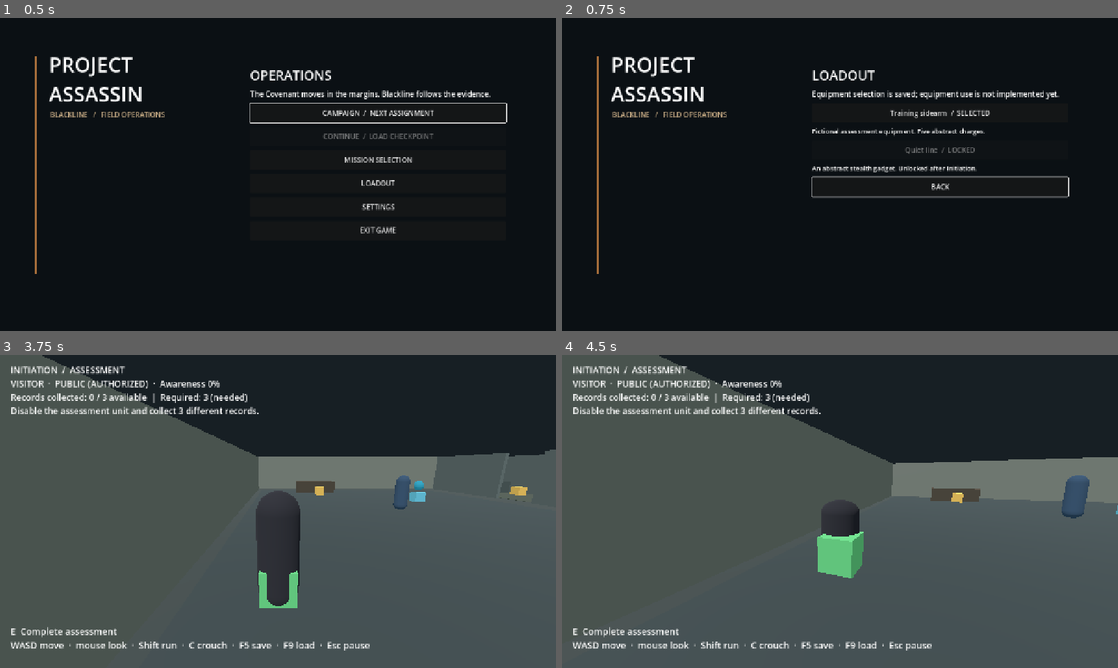
Above: before the commit, frames 1-4 (two rows, left to right).
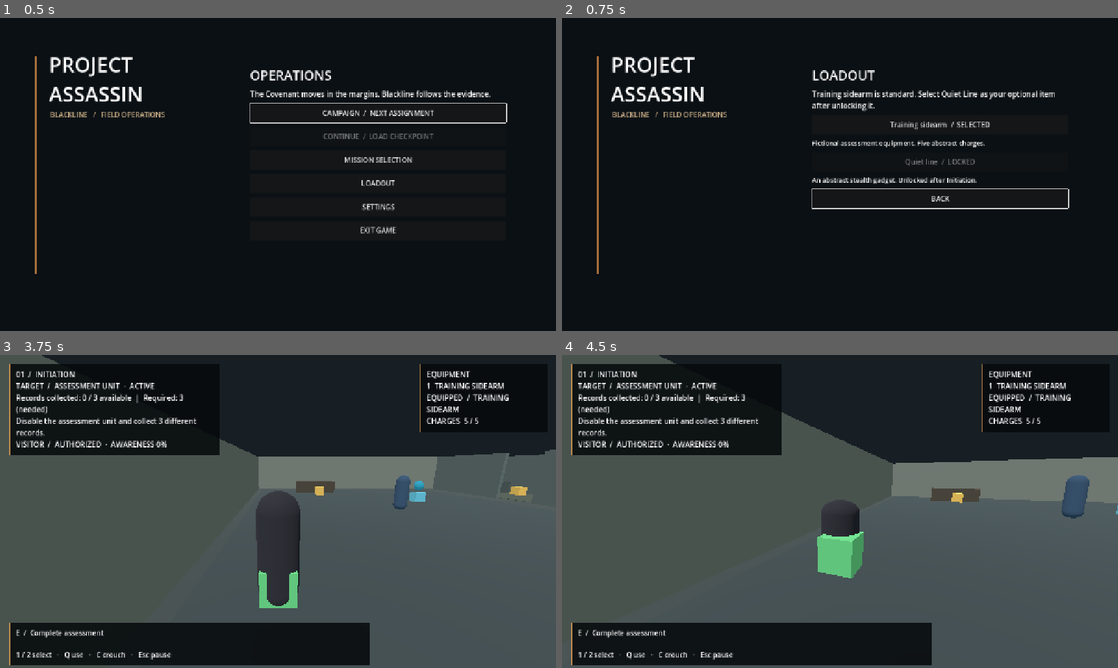
Above: after the commit, the same moments.

Repository: CoolgamerProXD/Stealty-Assasin-redesigned-computing-machine-Beta
Game: Godot game, scene res://scenes/main_menu.tscn
The game is run twice, just before and just after one commit, with the same random seed, the same clock (stepped at 60 frames per second) and the same inputs.
Inputs (mouse positions are in pixels of both pictures, inside the frame that each line leads up to):
- Up to frame 1 (0.5 s): no input
- Up to frame 2 (0.75 s): click "LOADOUT" at 0.5 s
- Up to frame 3 (3.75 s): click "Training sidearm / SELECTED" at 1.25 s; click "BACK" at 2 s; click "CAMPAIGN / NEXT ASSIGNMENT" at 2.75 s; click "BEGIN ASSIGNMENT" at 3.5 s
- Up to frame 4 (4.5 s): tap Enter at 4.25 s; move the mouse to (867, 511) at 4.27 s; hold W (move_forward) from 4.28 s (still down); hold C (crouch) from 4.28 s (still down)

Frame 1 is identical in both runs. In frame 2, 3.8% of the frame differs, in the area x 44-92%, y 23-62%; in frame 3, 18%; in frame 4, 19%, in the area x 1-92%, y 2-100%.

Commit message:
Connect mission equipment and live gameplay HUD
Co-authored-by: arena-agent <297053741+arena-agent@users.noreply.github.com>

Diff:
--- a/project.godot
+++ b/project.godot
@@ -35,3 +35,7 @@
 release_mouse={"deadzone":0.2,"events":[Object(InputEventKey,"physical_keycode":4194305)]}
 save_game={"deadzone":0.2,"events":[Object(InputEventKey,"physical_keycode":4194336)]}
 load_game={"deadzone":0.2,"events":[Object(InputEventKey,"physical_keycode":4194340)]}
+
+equip_primary={"deadzone":0.2,"events":[Object(InputEventKey,"physical_keycode":49)]}
+equip_secondary={"deadzone":0.2,"events":[Object(InputEventKey,"physical_keycode":50)]}
+use_equipment={"deadzone":0.2,"events":[Object(InputEventKey,"physical_keycode":81)]}
--- /dev/null
+++ b/scripts/equipment/equipment.gd
@@ -0,0 +1,32 @@
+class_name MissionEquipment
+extends RefCounted
+## Per-deployment state; campaign decides which optional item is permitted.
+var available: Array[String] = ["training_sidearm"]
+var selected: String = "training_sidearm"
+var charges: int = 5
+
+func configure(progress: CampaignProgress, mission_id: String) -> void:
+ available = ["training_sidearm"]
+ if progress.selected != "training_sidearm" and progress.item_allowed(progress.selected, mission_id):
+  available.append(progress.selected)
+ selected = progress.selected if available.has(progress.selected) else "training_sidearm"
+ charges = 5
+
+func select_slot(slot: int) -> bool:
+ if slot < 0 or slot >= available.size(): return false
+ selected = available[slot]
+ return true
+
+func snapshot() -> Dictionary:
+ return {"available": available.duplicate(), "selected": selected, "charges": charges}
+
+func restore(data: Variant, progress: CampaignProgress, mission_id: String) -> void:
+ if not data is Dictionary: return # Old checkpoints retain freshly provisioned loadout.
+ available = ["training_sidearm"]
+ var raw: Variant = data.get("available", [])
+ if raw is Array and "quiet_line" in raw and progress.item_allowed("quiet_line", mission_id):
+  available.append("quiet_line")
+ var desired: Variant = data.get("selected", "training_sidearm")
+ selected = desired if desired is String and available.has(desired) else "training_sidearm"
+ var amount: Variant = data.get("charges", 5)
+ charges = clampi(int(amount), 0, 5) if (amount is int or amount is float) and is_finite(float(amount)) else 5
--- a/scripts/npc/npc.gd
+++ b/scripts/npc/npc.gd
@@ -15,6 +15,7 @@
 var perception_clock: float = 0.0
 var agent: NavigationAgent3D
 var facing: Vector3 = Vector3.FORWARD
+var stunned_time: float = 0.0
 
 func _ready() -> void:
  if profile == null: profile = NpcProfile.new()
@@ -88,6 +89,13 @@
 
 func _physics_process(delta: float) -> void:
  if profile == null: return
+ if stunned_time > 0.0:
+  stunned_time = maxf(0.0, stunned_time - delta)
+  velocity = Vector3.ZERO
+  if stunned_time == 0.0:
+   set_state("returning")
+   if agent and not profile.schedule.is_empty(): agent.target_position = profile.schedule[schedule_index].destination
+  return
  advance_simulation(delta)
  # Perception is throttled by the physics clock, not checked every frame.
  perception_clock += delta
--- a/scripts/player/player.gd
+++ b/scripts/player/player.gd
@@ -1,8 +1,11 @@
 class_name HotelPlayer
 extends CharacterBody3D
 signal interaction_requested
+signal equipment_use_requested
+signal equipment_selected(slot: int)
 var role: String = "visitor"
 var inventory: Inventory = Inventory.new()
+var equipment: MissionEquipment = MissionEquipment.new()
 var walk_speed: float = 2.7
 var run_speed: float = 4.7
 var crouch_speed: float = 1.5
@@ -62,6 +65,9 @@
   Input.mouse_mode = Input.MOUSE_MODE_CAPTURED
  if event.is_action_pressed("interact"):
   interaction_requested.emit()
+ if event.is_action_pressed("equip_primary"): equipment_selected.emit(0)
+ if event.is_action_pressed("equip_secondary"): equipment_selected.emit(1)
+ if event.is_action_pressed("use_equipment"): equipment_use_requested.emit()
 
 func _physics_process(delta: float) -> void:
  var input := Input.get_vector("move_left", "move_right", "move_forward", "move_back")
--- a/scripts/save/session_snapshot.gd
+++ b/scripts/save/session_snapshot.gd
@@ -11,9 +11,12 @@
   "clues": mission.clues.duplicate(),
   "extracted": mission.extracted,
   "action_complete": mission.action_complete,
+  "equipment": player.equipment.snapshot(),
  }
 
 static func restore(data: Dictionary, player: HotelPlayer, mission: Mission, objects: Array[Interactable], position_validator: Callable = Callable()) -> void:
+ var mission_id := "initiation" if mission.required_action == "disable_assessment_unit" else "meridian"
+ player.equipment.restore(data.get("equipment"), Campaign.progress, mission_id)
  var role: Variant = data.get("role", "visitor")
  player.set_disguise(role if role is String and role in KNOWN_ROLES else "visitor")
  var clues: Array[String] = []
--- a/scripts/ui/main_menu.gd
+++ b/scripts/ui/main_menu.gd
@@ -108,7 +108,7 @@
 func _loadout() -> void:
  _clear()
  _text("LOADOUT", 30)
- _text("Equipment selection is saved; equipment use is not implemented yet.", 17)
+ _text("Training sidearm is standard. Select Quiet Line as your optional item after unlocking it.", 17)
  for entry: Dictionary in Campaign.progress.equipment:
   var id := str(entry["id"])
   var unlocked: bool = Campaign.progress.item_unlocked(id)
--- a/scripts/world/hotel.gd
+++ b/scripts/world/hotel.gd
@@ -7,6 +7,7 @@
 var npcs: Array[HotelNpc] = []
 var hud: Label
 var prompt: Label
+var equipment_hud: Label
 var message: String = ""
 
 func mission_id() -> String:
@@ -105,6 +106,9 @@
  player.position = Vector3(-9, 0.05, 5)
  add_child(player)
  player.interaction_requested.connect(_interact_nearest)
+ player.equipment.configure(Campaign.progress, mission_id())
+ player.equipment_use_requested.connect(_use_equipment)
+ player.equipment_selected.connect(_select_equipment)
 
 func _vector(data: Array) -> Vector3:
  return Vector3(float(data[0]), float(data[1]), float(data[2]))
@@ -158,14 +162,98 @@
 func _build_ui() -> void:
  var canvas := CanvasLayer.new()
  add_child(canvas)
+ var overlay := Control.new()
+ overlay.set_anchors_and_offsets_preset(Control.PRESET_FULL_RECT)
+ overlay.mouse_filter = Control.MOUSE_FILTER_IGNORE
+ canvas.add_child(overlay)
+ var left := PanelContainer.new()
+ left.position = Vector2(20, 20)
+ left.custom_minimum_size = Vector2(485, 0)
+ left.mouse_filter = Control.MOUSE_FILTER_IGNORE
+ var style := StyleBoxFlat.new()
+ style.bg_color = Color(0.025, 0.04, 0.05, 0.88)
+ style.border_width_left = 3
+ style.border_color = Color(0.75, 0.54, 0.31)
+ style.content_margin_left = 16
+ style.content_margin_right = 16
+ style.content_margin_top = 12
+ style.content_margin_bottom = 12
+ left.add_theme_stylebox_override("panel", style)
+ overlay.add_child(left)
  hud = Label.new()
- hud.position = Vector2(24, 20)
- hud.add_theme_font_size_override("font_size", 20)
- canvas.add_child(hud)
+ hud.custom_minimum_size.x = 450
+ hud.autowrap_mode = TextServer.AUTOWRAP_WORD_SMART
+ hud.add_theme_font_size_override("font_size", 17)
+ left.add_child(hud)
+ var right := PanelContainer.new()
+ right.set_anchors_preset(Control.PRESET_TOP_RIGHT)
+ right.offset_left = -315
+ right.offset_right = -20
+ right.offset_top = 20
+ right.offset_bottom = 150
+ right.mouse_filter = Control.MOUSE_FILTER_IGNORE
+ right.add_theme_stylebox_override("panel", style.duplicate())
+ overlay.add_child(right)
+ equipment_hud = Label.new()
+ equipment_hud.autowrap_mode = TextServer.AUTOWRAP_WORD_SMART
+ equipment_hud.add_theme_font_size_override("font_size", 17)
+ right.add_child(equipment_hud)
+ var bottom := PanelContainer.new()
+ bottom.set_anchors_preset(Control.PRESET_BOTTOM_LEFT)
+ bottom.offset_left = 20
+ bottom.offset_right = 850
+ bottom.offset_top = -105
+ bottom.offset_bottom = -20
+ bottom.mouse_filter = Control.MOUSE_FILTER_IGNORE
+ bottom.add_theme_stylebox_override("panel", style.duplicate())
+ overlay.add_child(bottom)
  prompt = Label.new()
- prompt.position = Vector2(24, 620)
- prompt.add_theme_font_size_override("font_size", 21)
- canvas.add_child(prompt)
+ prompt.add_theme_font_size_override("font_size", 16)
+ bottom.add_child(prompt)
+
+func _select_equipment(slot: int) -> void:
+ if player.equipment.select_slot(slot):
+  message = "Equipped: " + Campaign.item_label(player.equipment.selected)
+ else: message = "No equipment in that slot."
+
+func _use_equipment() -> void:
+ if player.equipment.selected == "training_sidearm":
+  if player.equipment.charges <= 0:
+   message = "Training sidearm empty."
+   return
+  player.equipment.charges -= 1
+  var hit := false
+  for obj: Interactable in interactables:
+   if obj.kind == "robot" and not obj.used and _clear_reach(obj.global_position, 7.0):
+    _on_interaction(obj)
+    hit = true
+    break
+  # An unsuppressed assessment pulse is audible to nearby characters.
+  for npc: HotelNpc in npcs:
+   if npc.stunned_time <= 0 and npc.global_position.distance_to(player.global_position) < 9.0:
+    npc.observe_trespass(player.global_position)
+  if not hit: message = "Training pulse discharged; nearby people may investigate."
+ elif player.equipment.selected == "quiet_line":
+  var nearest: HotelNpc = null
+  var best := 1.8
+  for npc: HotelNpc in npcs:
+   var distance := npc.global_position.distance_to(player.global_position)
+   if distance < best and npc.stunned_time <= 0 and _clear_reach(npc.global_position, 1.8, npc.get_rid()):
+    nearest = npc
+    best = distance
+  if nearest:
+   nearest.stunned_time = 12.0
+   nearest.set_state("disabled")
+   message = "Quiet Line: " + nearest.profile.identity + " temporarily incapacitated."
+  else: message = "Quiet Line requires a nearby unobstructed person."
+
+func _clear_reach(point: Vector3, maximum: float, excluded: RID = RID()) -> bool:
+ if player.global_position.distance_to(point) > maximum: return false
+ var query := PhysicsRayQueryParameters3D.create(player.global_position + Vector3.UP, point + Vector3.UP)
+ var exclusions: Array[RID] = [player.get_rid()]
+ if excluded.is_valid(): exclusions.append(excluded)
+ query.exclude = exclusions
+ return get_world_3d().direct_space_state.intersect_ray(query).is_empty()
 
 func _nearest() -> Interactable:
  var best: Interactable = null
@@ -239,7 +327,14 @@
  var access := "AUTHORIZED" if AccessRules.can_enter(player.role, area) else "RESTRICTED"
  var highest := 0.0
  for npc: HotelNpc in npcs: highest = maxf(highest, npc.suspicion)
- var title := "INITIATION  /  ASSESSMENT" if mission_id() == "initiation" else "THE MERIDIAN  /  MISSING ARCHIVE"
- hud.text = title + "\n%s  ·  %s (%s)  ·  Awareness %.0f%%\n%s\n%s\n%s" % [player.role.to_upper(), area.to_upper(), access, highest, mission.progress_text(), mission.objective_text(), message]
+ var title := "01  /  INITIATION" if mission_id() == "initiation" else "02  /  THE MERIDIAN"
+ var target := "ASSESSMENT UNIT" if mission_id() == "initiation" else "MISSING ARCHIVE"
+ var target_state := "OFFLINE" if mission.action_complete else "ACTIVE"
+ if mission_id() != "initiation": target_state = "EVIDENCE SEARCH"
+ hud.text = title + "\nTARGET  /  " + target + "  ·  " + target_state + "\n" + mission.progress_text() + "\n" + mission.objective_text() + "\n" + "%s  /  %s  ·  AWARENESS %.0f%%" % [player.role.to_upper(), access, highest]
+ var slots := "1  TRAINING SIDEARM"
+ if player.equipment.available.has("quiet_line"): slots += "\n2  QUIET LINE"
+ equipment_hud.text = "EQUIPMENT\n" + slots + "\nEQUIPPED  /  " + Campaign.item_label(player.equipment.selected).to_upper()
+ if player.equipment.selected == "training_sidearm": equipment_hud.text += "\nCHARGES  %d / 5" % player.equipment.charges
  var nearest := _nearest()
- prompt.text = ("E  " + nearest.label + "\n" if nearest else "") + "WASD move  ·  mouse look  ·  Shift run  ·  C crouch  ·  F5 save  ·  F9 load  ·  Esc pause"
+ prompt.text = ("E  /  " + nearest.label + "\n" if nearest else "") + message + "\n1 / 2 select   ·   Q use   ·   C crouch   ·   Esc pause"
